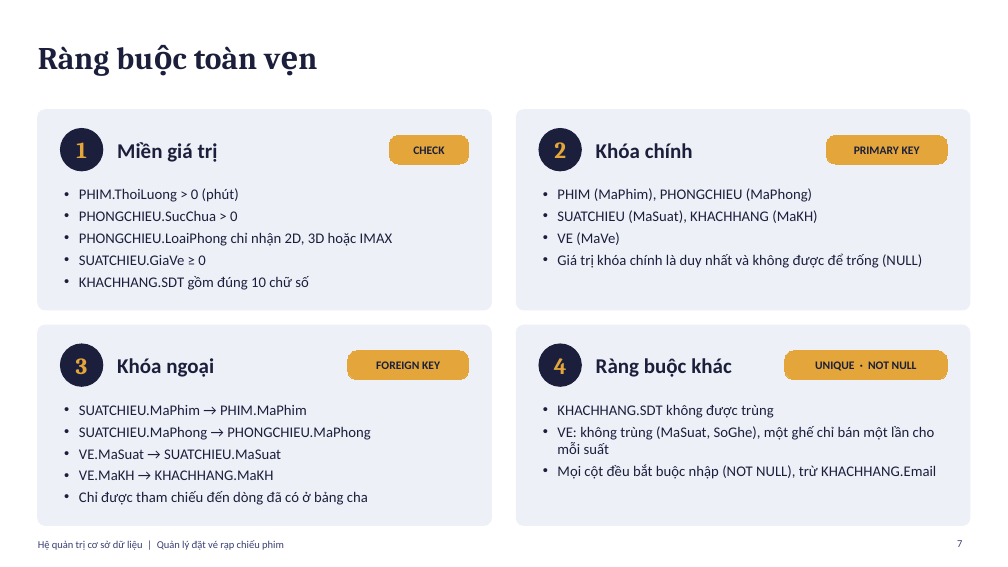
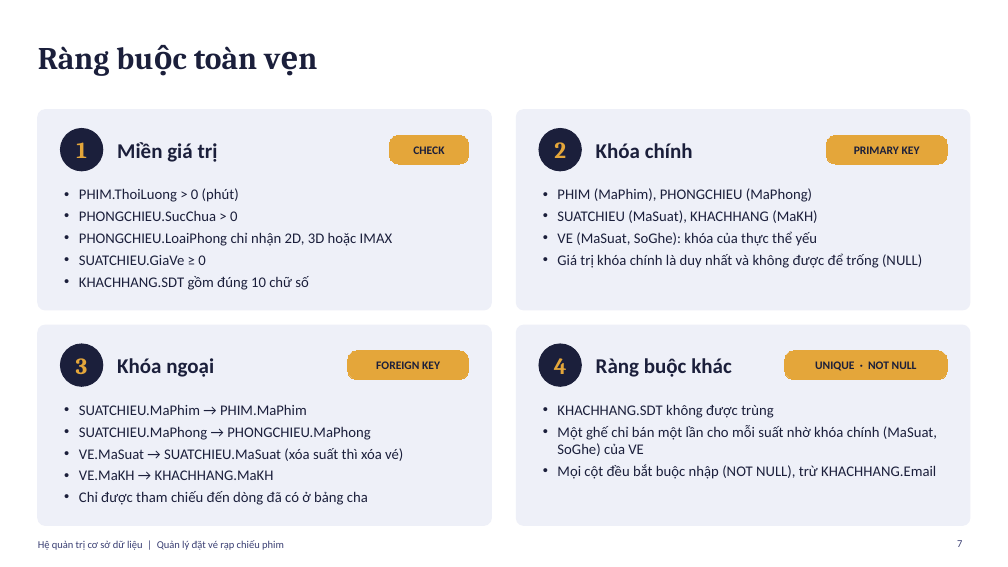
Before and after one commit to PhucHoang3010/Vietnamese-News-Classification, a slide deck: slide 7 of hqtcsdl-giuaky/quan_ly_rap_phim.pptx. Drawn at 1008x567 pixels with LibreOffice and Linux fonts; fonts in the diff are those of the drawing. Boxes give left, top, right and bottom in pixels: in the first picture for what was removed or moved away, otherwise in the second. Text is boxed around its words. In the diff, an @@ line names an element or a change of style, - is before the commit and + after.

```diff
--- a/hqtcsdl-giuaky/quan_ly_rap_phim.pptx
+++ b/hqtcsdl-giuaky/quan_ly_rap_phim.pptx
@@ text at box(557, 231, 818, 246): text changed @@
-• VE (MaVe)
+• VE (MaSuat, SoGhe): khóa của thực thể yếu
@@ text at box(79, 448, 403, 461): text changed @@
-• VE.MaSuat → SUATCHIEU.MaSuat
+• VE.MaSuat → SUATCHIEU.MaSuat (xóa suất thì xóa vé)
@@ text at box(557, 425, 937, 456): text changed @@
-• VE: không trùng (MaSuat, SoGhe), một ghế chỉ bán một lần cho mỗi suất
+• Một ghế chỉ bán một lần cho mỗi suất nhờ khóa chính (MaSuat, SoGhe) của VE
```
Also in this commit, not shown: 4 other slides changed, 3 other files.
